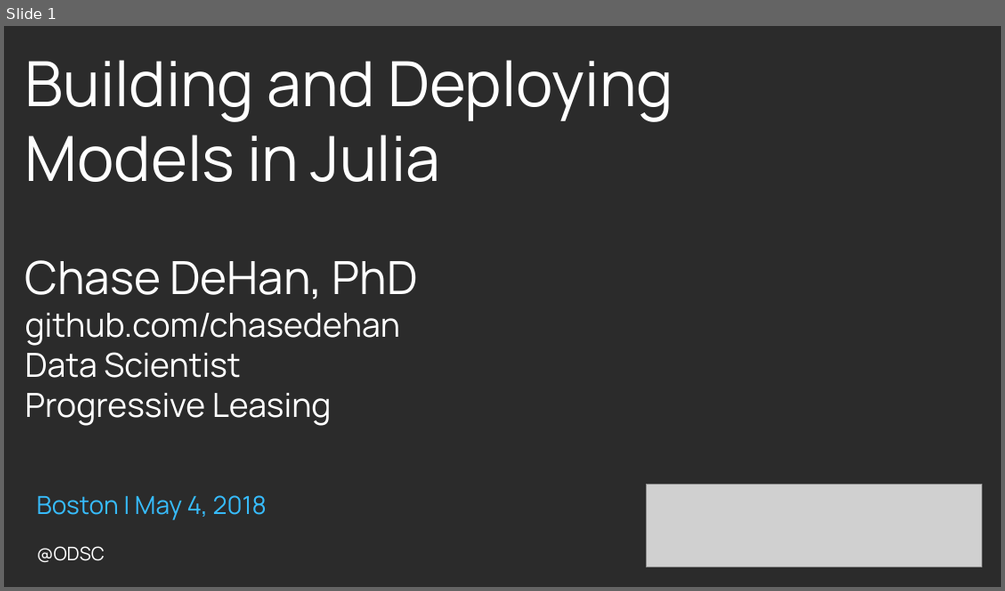
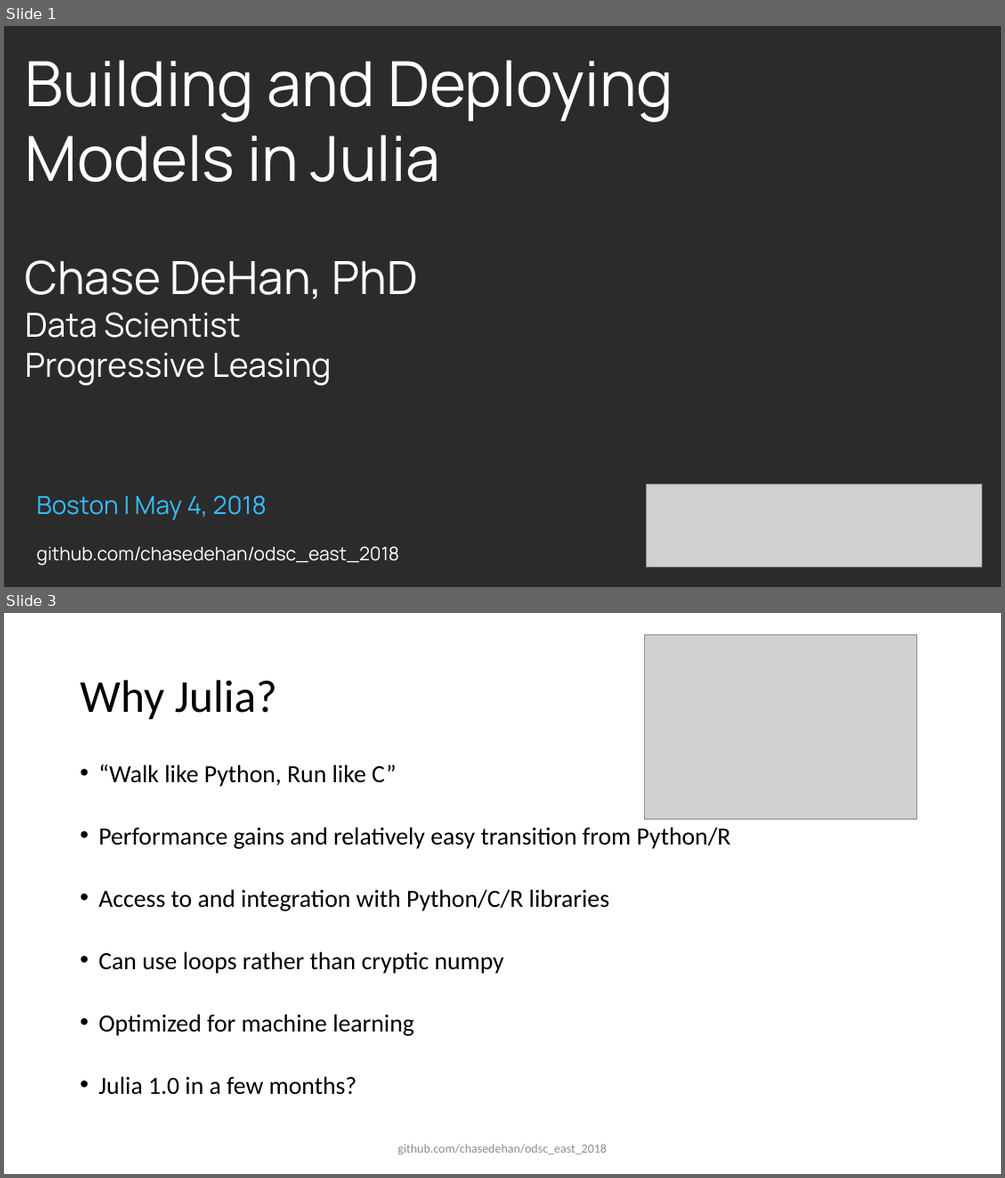
Before and after one commit to chasedehan/odsc_east_2018, a slide deck: Building and Deploying Models in Julia.pptx. Shown one above the other, each under a label of ours: slide 1 before the commit, slides 1 and 3 after it; the slides between them are not shown. The pictures are 1005x591 and 1005x1178 pixels, drawn with LibreOffice and Linux fonts; fonts in the diff are those of the drawing; grey boxes stand for pictures; background and template pictures are left out; a plain dark background stands for a picture behind light text. Boxes give left, top, right and bottom in pixels: in the first picture for what was removed or moved away, otherwise in the second. Text is boxed around its words. In the diff, an @@ line names an element or a change of style, - is before the commit and + after.

```diff
--- a/Building and Deploying Models in Julia.pptx
+++ b/Building and Deploying Models in Julia.pptx
@@ slide 3 added at [4,613,1001,1174], background #FFFFFF @@
@@ picture added at [644,634,917,819] @@
@@ title added at [80,680,277,720], 44 pt, text #000000 @@
+Why Julia?
@@ text added at [98,764,731,1094], 23.8 pt, text #000000 @@
+• “Walk like Python, Run like C”
+• Performance gains and relatively easy transition from Python/R
+• Access to and integration with Python/C/R libraries
+• Can use loops rather than cryptic numpy
+• Optimized for machine learning
+• Julia 1.0 in a few months?
@@ text added at [397,1143,607,1155], 12 pt, text #8C8C8C @@
+github.com/chasedehan/odsc_east_2018
@@ slide 1 changed as well @@
@@ text at [25,313,400,346]: paragraph removed @@
-github.com/chasedehan
@@ text at [37,546,400,565]: text changed @@
-@ODSC
+github.com/chasedehan/odsc_east_2018
```
Also in this commit, not shown: 6 other slides added, 5 slides removed, 3 other files.
